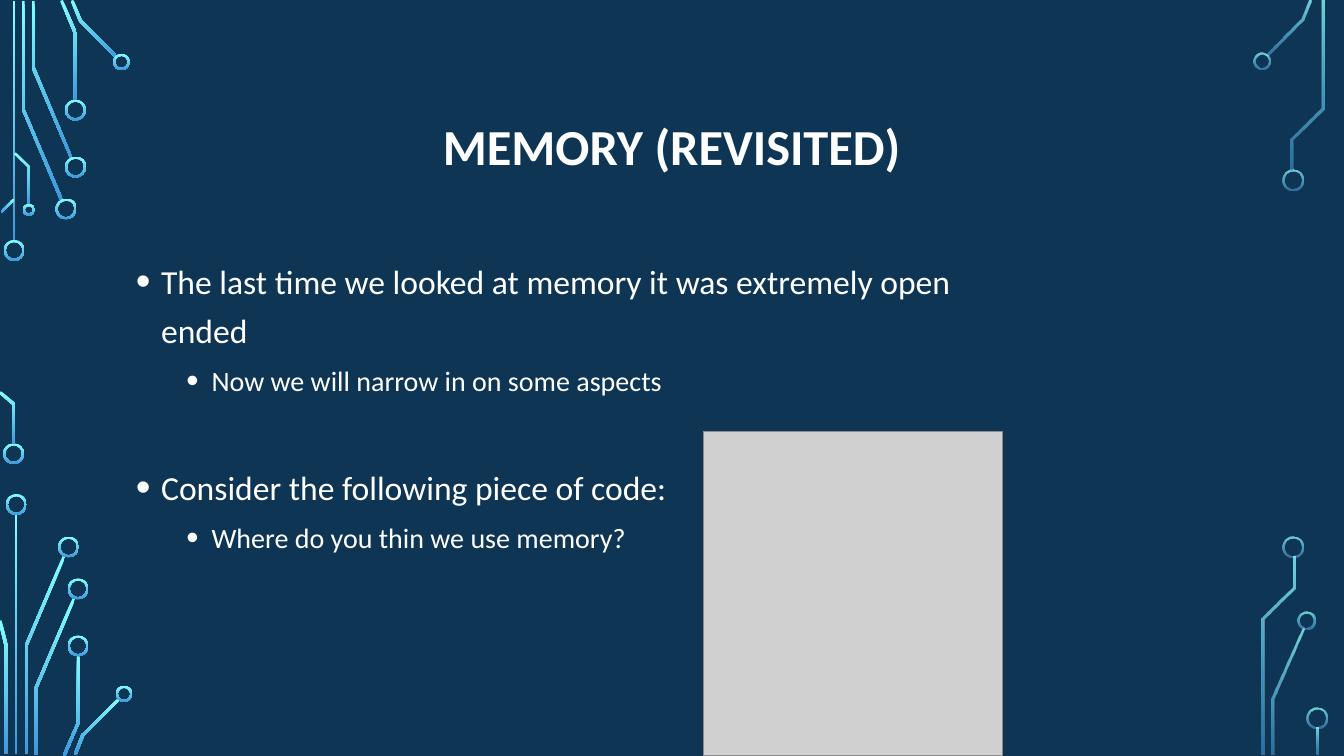
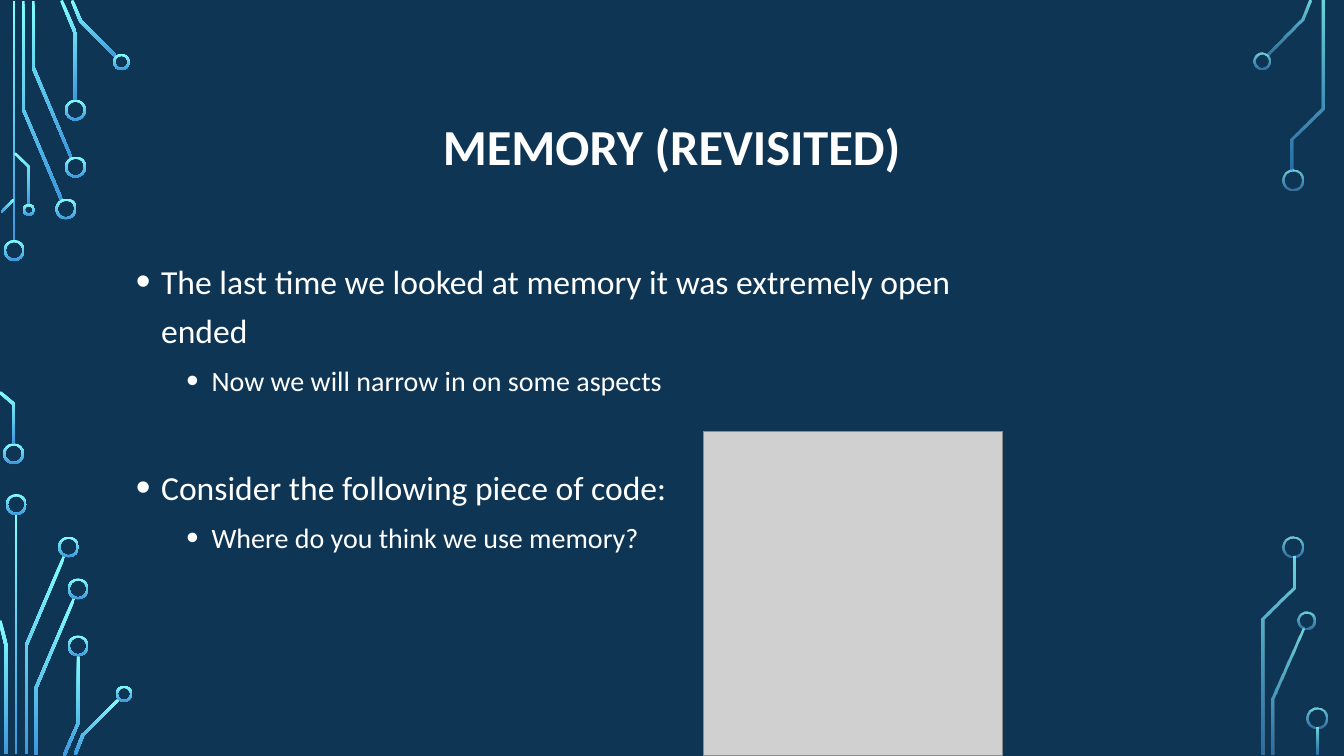
Before and after one commit to psypdt/ZIS_C-_Summer_Course_2019, a slide deck: slide 37 of Day_4/Day_4.pptx. Drawn at 1344x756 pixels with LibreOffice and Linux fonts; fonts in the diff are those of the drawing; grey boxes stand for pictures; background and template pictures are left out. Boxes give left, top, right and bottom in pixels: in the first picture for what was removed or moved away, otherwise in the second. Text is boxed around its words. In the diff, an @@ line names an element or a change of style, - is before the commit and + after.

```diff
--- a/Day_4/Day_4.pptx
+++ b/Day_4/Day_4.pptx
@@ text at (212,528,638,553): text changed @@
-  • Where do you thin we use memory?
+  • Where do you think we use memory?
```
Also in this commit, not shown: 4 other slides changed, 1 other file.
